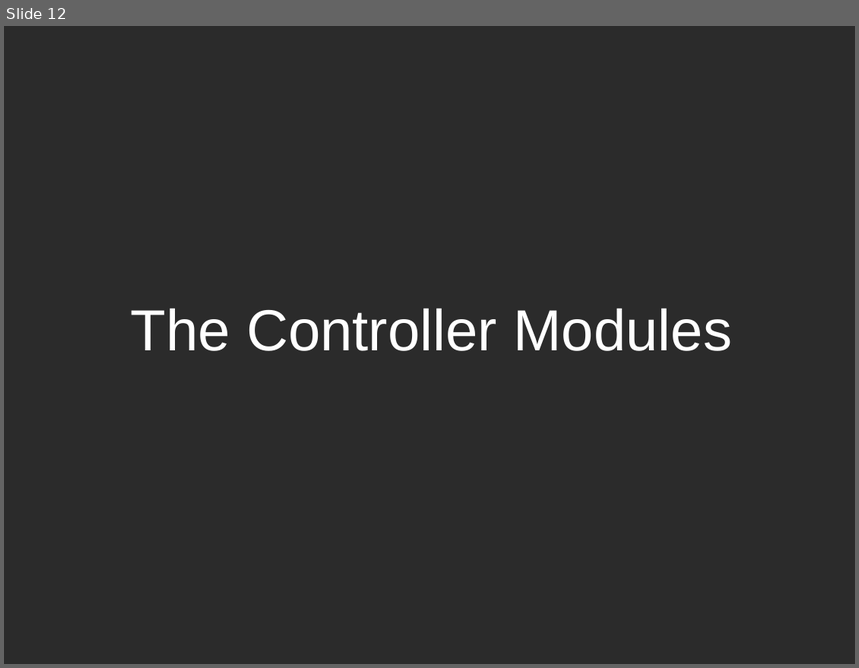
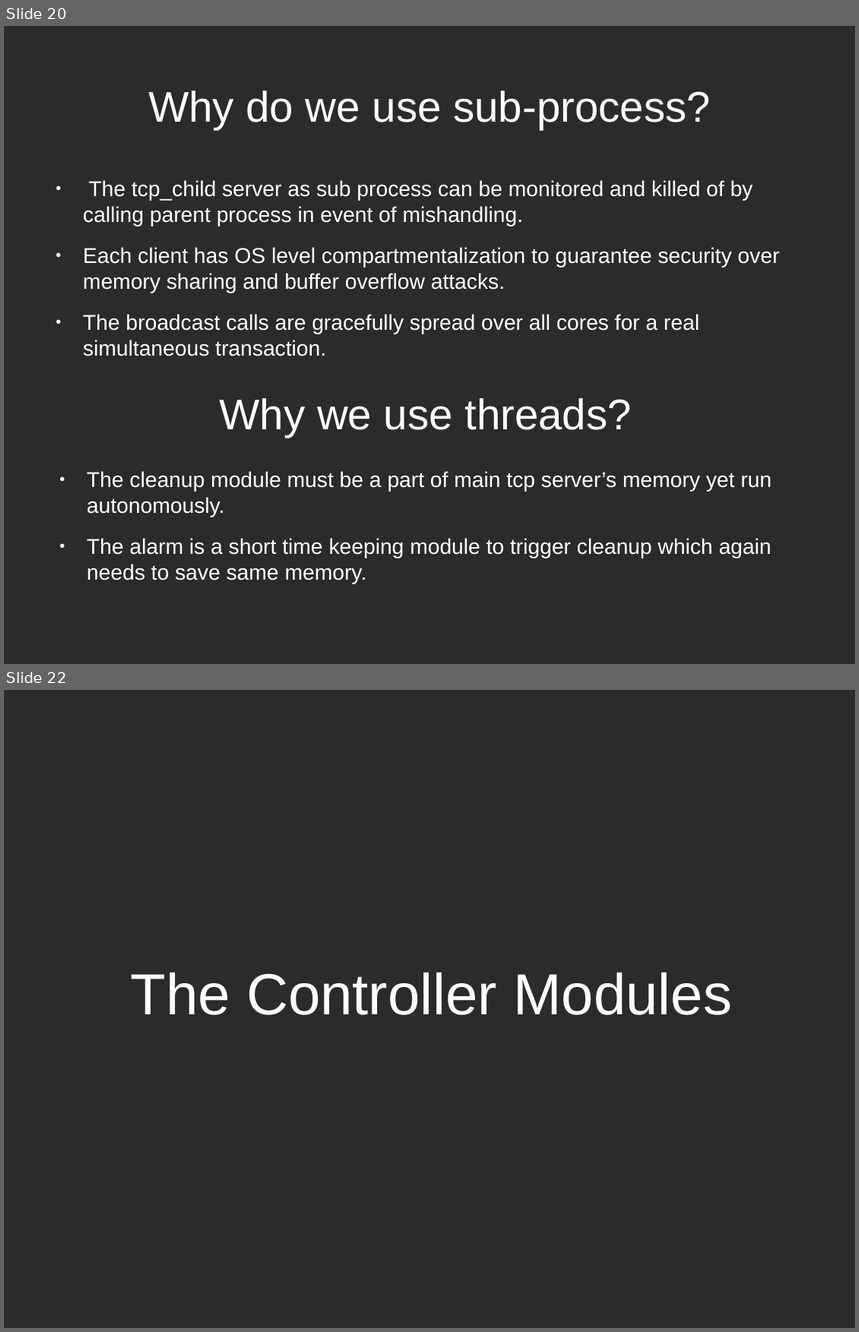
Before and after one commit to r0ck3r008/sdn-proj, a slide deck: review.odp. Shown one above the other, each under a label of ours: slide 12 before the commit, slides 20 and 22 after it; the slides between them are not shown. The pictures are 859x668 and 859x1332 pixels, drawn with LibreOffice and Linux fonts; fonts in the diff are those of the drawing; background and template pictures are left out; a plain dark background stands for a picture behind light text. Boxes give left, top, right and bottom in pixels: in the first picture for what was removed or moved away, otherwise in the second. Text is boxed around its words. In the diff, an @@ line names an element or a change of style, - is before the commit and + after.

```diff
--- a/review.odp
+++ b/review.odp
@@ slide 20 added at (4, 26, 855, 664), background picture (left out) @@
@@ title added at (148, 91, 711, 129), 40 pt, text #FFFFFF @@
+Why do we use sub-process?
@@ text added at (83, 180, 780, 357), 20 pt, text #FFFFFF @@
+● The tcp_child server as sub process can be monitored and killed of by calling parent process in event of mishandling.
+● Each client has OS level compartmentalization to guarantee security over memory sharing and buffer overflow attacks.
+● The broadcast calls are gracefully spread over all cores for a real simultaneous transaction.
@@ title added at (220, 398, 632, 438), 40 pt, text #FFFFFF @@
+Why we use threads?
@@ text added at (87, 471, 772, 584), 20 pt, text #FFFFFF @@
+● The cleanup module must be a part of main tcp server’s memory yet run autonomously.
+● The alarm is a short time keeping module to trigger cleanup which again needs to save same memory.
@@ what was slide 12 is now slide 22 @@
```
Also in this commit, not shown: 4 slides changed, 16 other slides added, 5 slides removed, 1 other file.
